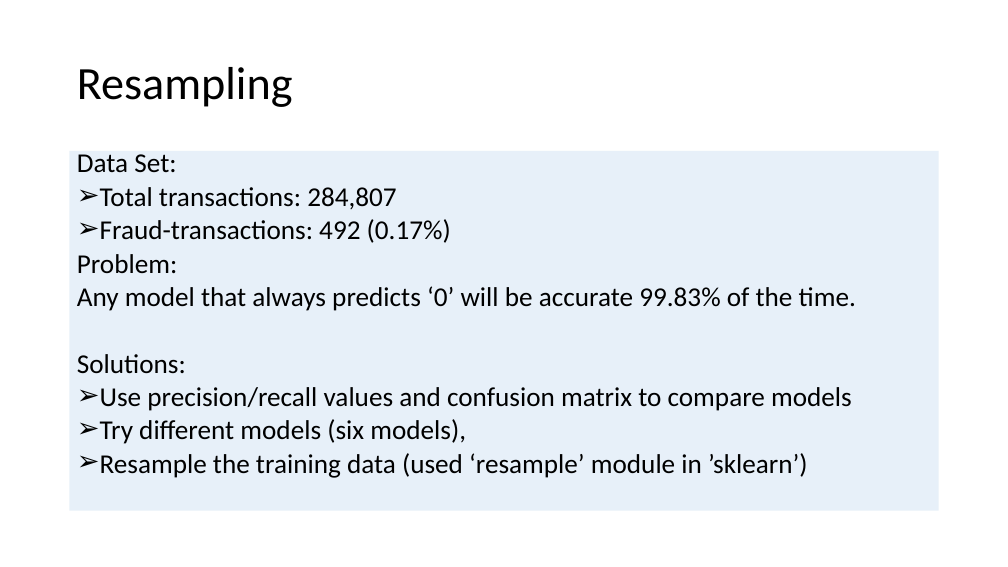
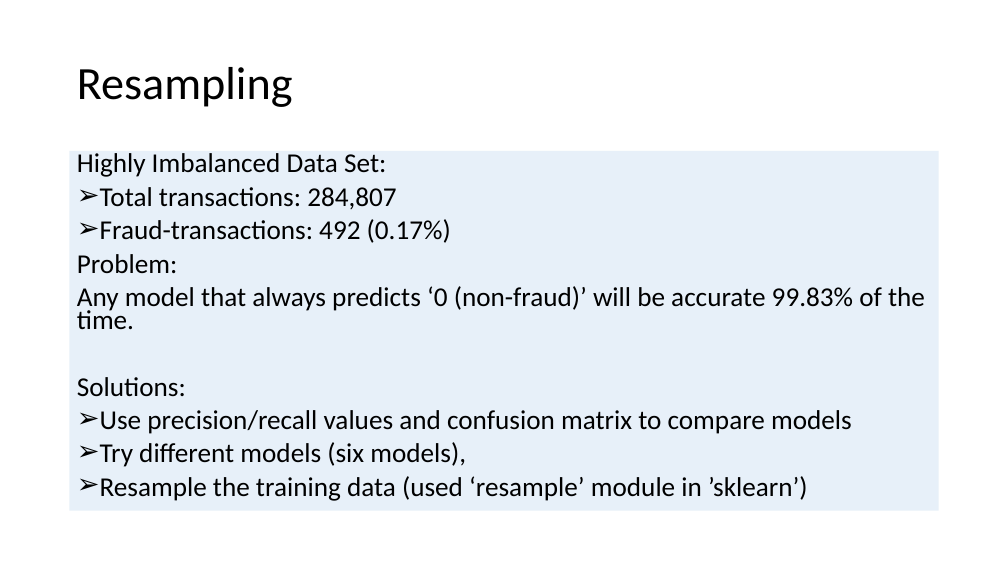
Before and after one commit to allidoiswen/GhostMode, a slide deck: slide 4 of Credit_Card_Fraud_Presentation.pptx (slide 3 before the commit). Drawn at 1008x567 pixels with LibreOffice and Linux fonts; fonts in the diff are those of the drawing; background and template pictures are left out. Boxes give left, top, right and bottom in pixels: in the first picture for what was removed or moved away, otherwise in the second. Text is boxed around its words. In the diff, an @@ line names an element or a change of style, - is before the commit and + after.

```diff
--- a/Credit_Card_Fraud_Presentation.pptx
+++ b/Credit_Card_Fraud_Presentation.pptx
@@ text at [77, 153, 386, 177]: text changed @@
-Data Set:
+Highly Imbalanced Data Set:
@@ text at [77, 286, 925, 330]: text changed @@
-Any model that always predicts ‘0’ will be accurate 99.83% of the time.
+Any model that always predicts ‘0 (non-fraud)’ will be accurate 99.83% of the time.
```
Also in this commit, not shown: 7 other slides changed, 2 slides added, 4 slides removed.
